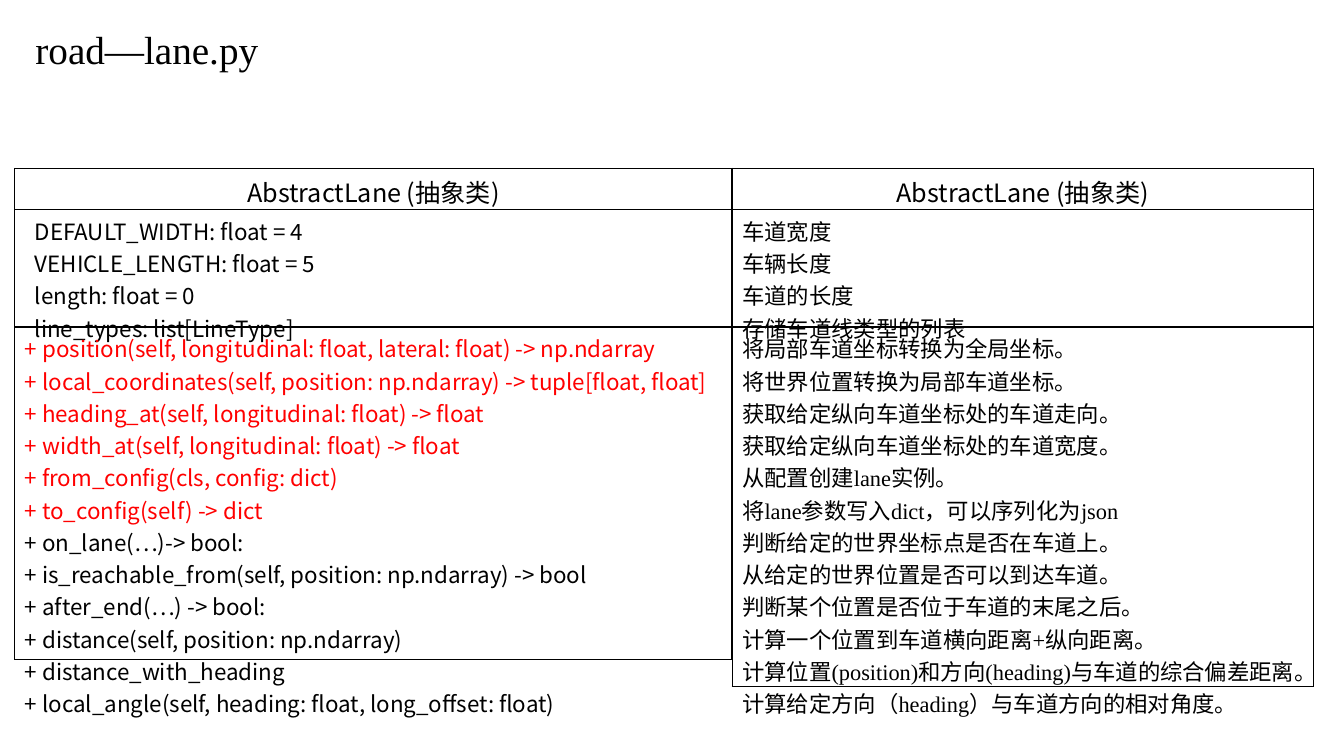
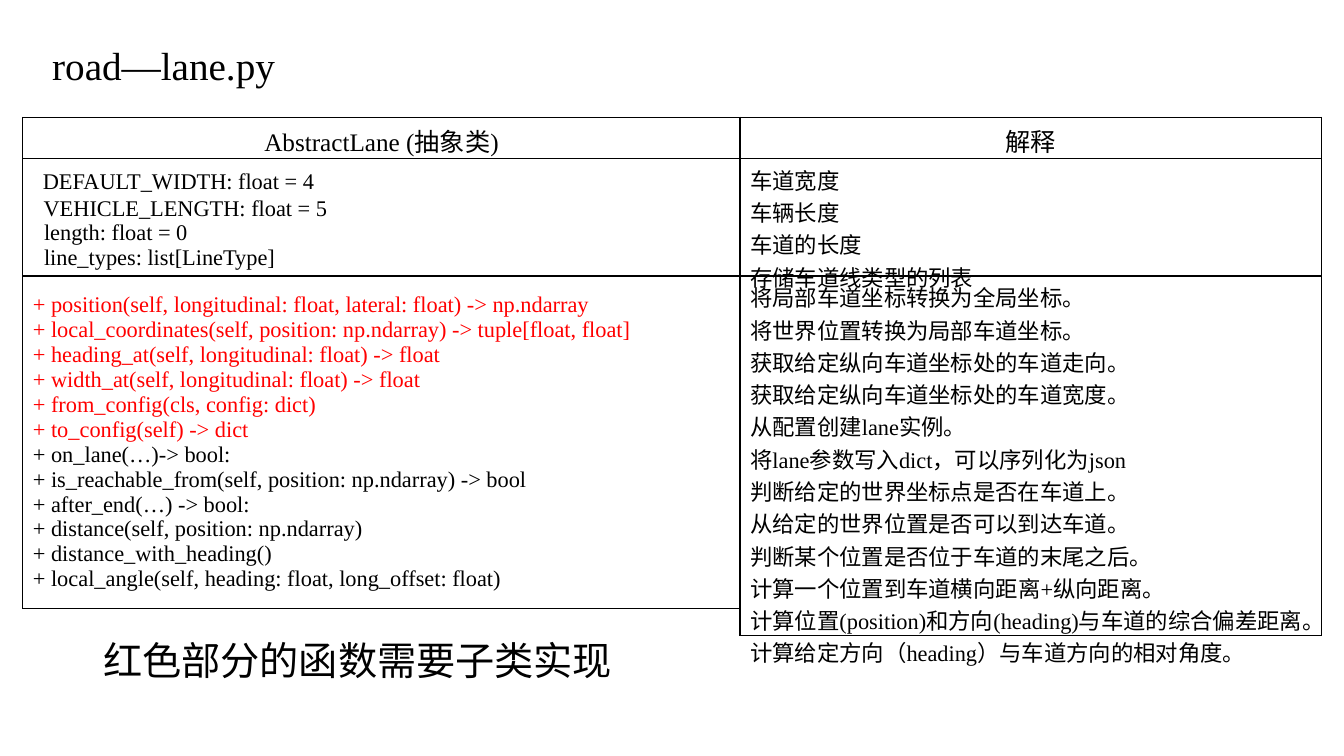
Before and after one commit to QinCheng0928/RL, a slide deck: slide 13 of Highway_env代码学习.pptx (slide 11 before the commit). Drawn at 1344x756 pixels with LibreOffice and Linux fonts; fonts in the diff are those of the drawing. Boxes give left, top, right and bottom in pixels: in the first picture for what was removed or moved away, otherwise in the second. Text is boxed around its words. In the diff, an @@ line names an element or a change of style, - is before the commit and + after.

Commit message:
学习raod中的部分代码

```diff
--- a/Highway_env代码学习.pptx
+++ b/Highway_env代码学习.pptx
@@ text "road—lane.py": place and size @@
-text "road—lane.py" at bbox=[35, 36, 258, 71]
+text "road—lane.py" at bbox=[52, 52, 275, 88]
@@ table at bbox=[23, 118, 741, 609] @@
-row 3, column 1: + position(self, longitudinal: float, lateral: float) -> np.ndarray / + local_coordinates(self, position: np.ndarray) -> tuple[float, float] / + heading_at(self, longitudinal: float) -> float / + width_at(self, longitudinal: float) -> float / + from_config(cls, config: dict) / + to_config(self) -> dict / + on_lane(…)-> bool: / + is_reachable_from(self, position: np.ndarray) -> bool / + after_end(…) -> bool: / + distance(self, position: np.ndarray) / + distance_with_heading / + local_angle(self, heading: float, long_offset: float)
+row 3, column 1: + position(self, longitudinal: float, lateral: float) -> np.ndarray / + local_coordinates(self, position: np.ndarray) -> tuple[float, float] / + heading_at(self, longitudinal: float) -> float / + width_at(self, longitudinal: float) -> float / + from_config(cls, config: dict) / + to_config(self) -> dict / + on_lane(…)-> bool: / + is_reachable_from(self, position: np.ndarray) -> bool / + after_end(…) -> bool: / + distance(self, position: np.ndarray) / + distance_with_heading() / + local_angle(self, heading: float, long_offset: float)
@@ font Noto Sans CJK SC to Times New Roman in "AbstractLane (抽象类)", "DEFAULT_WIDTH: float = 4", "VEHICLE_LENGTH: float = 5", "length: float = 0" and 1 more places @@
@@ table: place and size @@
-table at bbox=[15, 168, 733, 722]
+table at bbox=[23, 118, 741, 609]
@@ table at bbox=[740, 118, 1322, 670] @@
-row 1, column 1: AbstractLane (抽象类)
+row 1, column 1: 解释
@@ table: place and size @@
-table at bbox=[732, 168, 1314, 721]
+table at bbox=[740, 118, 1322, 670]
@@ text added at bbox=[103, 642, 612, 678], 28 pt, text #000000 @@
+红色部分的函数需要子类实现
```
Also in this commit, not shown: 6 slides added, 1 other file.
